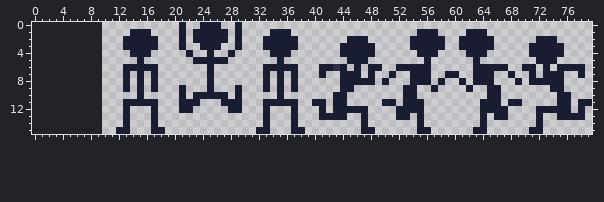
Sprite sheet: public/assets/images/spritesheet.png. Above is the file before it was changed.
The file is 70x16 pixels. The old version is drawn lined up with the new one, on the new canvas.
Now the later version:
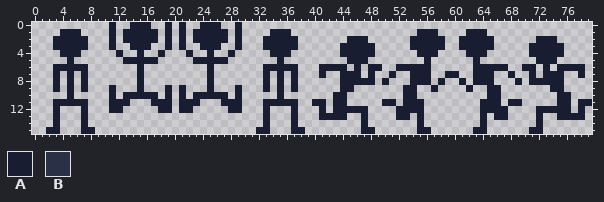
Palette (. is transparent): A #181d31  B #2a3147
Changes in this commit:
canvas 70x16 -> 80x16, the old top-left corner now at 10,0
Colour A is added in row 0 at x 11, 14 to 16 and 19; in row 1 at x 4 to 6, 11, 13, 17 and 19; in rows 2 to 3 at x 3 to 7, 11 and 19; in row 4 at x 4 to 6, 12 and 18; in row 5 at x 5, 13 to 14 and 16 to 17; in row 6 at x 3 to 7.
Colour A is added in rows 7 to 8 at x 3, 5 and 7; in row 9 at x 3, 5, 7, 11 and 19; in row 10 at x 5, 11, 13 to 14, 16 to 17 and 19; in row 11 at x 3 to 7, 11 to 12 and 18 to 19; in row 12 at x 3, 7, 11 to 12 and 18 to 19; in rows 13 to 14 at x 3 and 7.
Colour A is added in row 15 at x 2 to 3 and 7 to 8.
Colour A replaces colour B in row 6 at x 43.
The author cleared colour A in row 3 at x 13 and 17; in row 4 at x 14 and 16; in row 6 at x 13 to 14 and 16 to 17; in rows 7 to 9 at x 13 and 17; in row 11 at x 14 to 16; in rows 12 to 14 at x 13 and 17.
The author cleared colour A in row 15 at x 12 to 13 and 17 to 18.
Changed places in both pictures, as pixel boxes (x1, y1, x2, y2):
changed: (46, 22, 172, 134)
changed: (333, 64, 340, 71)
